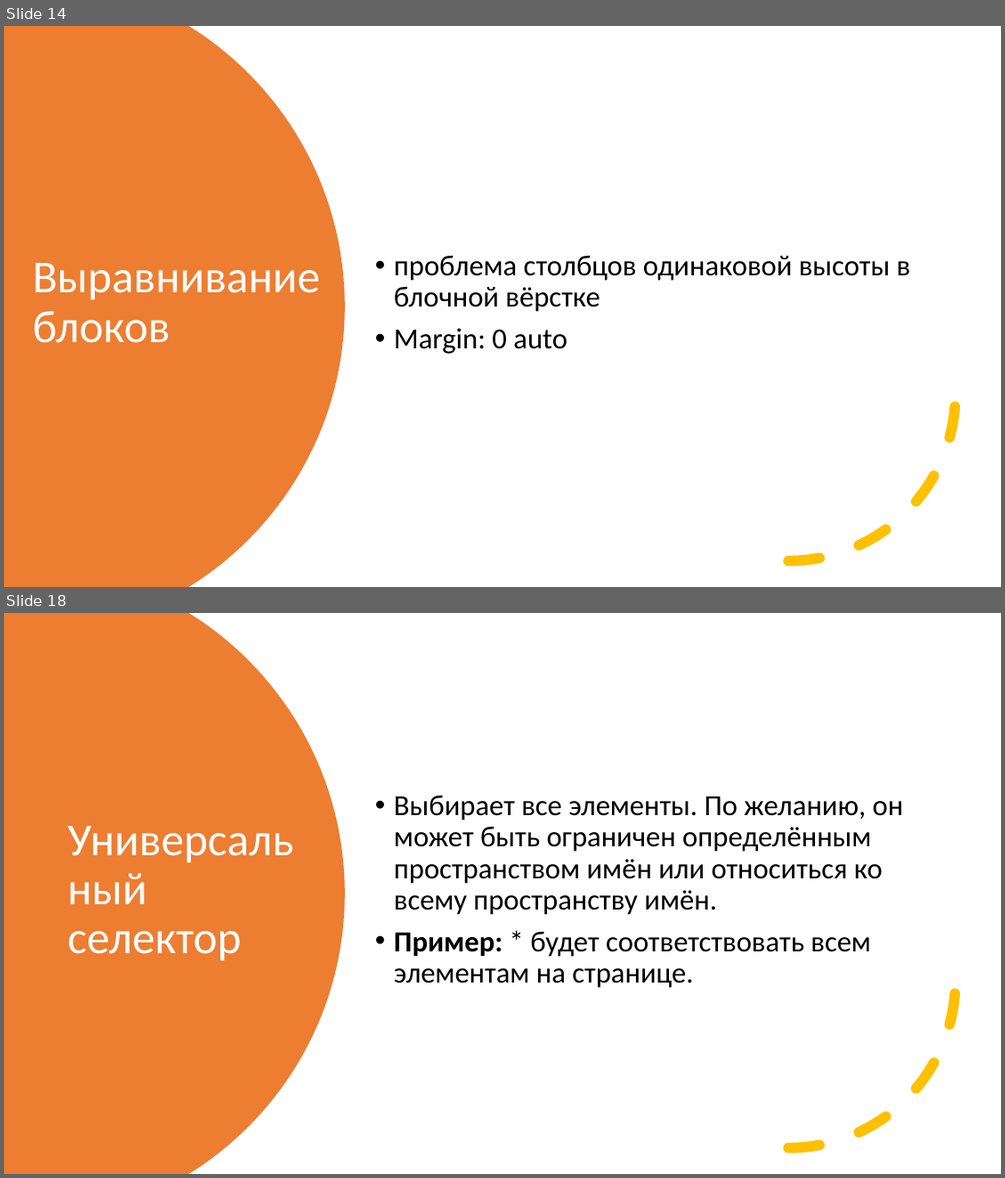
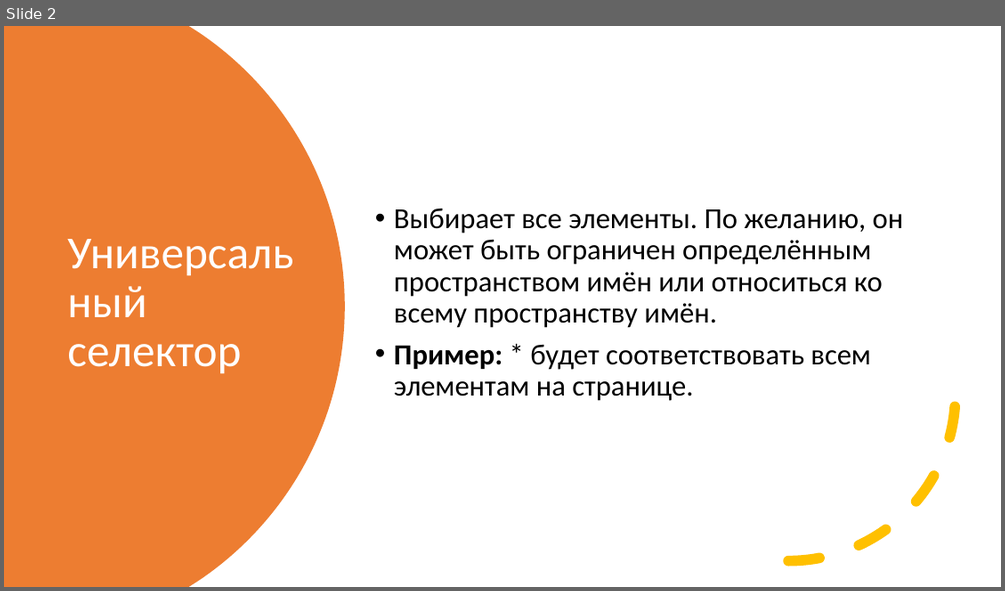
Before and after one commit to sashaklimenok/mentoring, a slide deck: Lesson-6/Presentation2.pptx. Shown one above the other, each under a label of ours: slides 14 and 18 before the commit, slide 2 after it; the slides between them are not shown. The pictures are 1005x1178 and 1005x591 pixels, drawn with LibreOffice and Linux fonts; fonts in the diff are those of the drawing. Boxes give left, top, right and bottom in pixels: in the first picture for what was removed or moved away, otherwise in the second. Text is boxed around its words. In the diff, an @@ line names an element or a change of style, - is before the commit and + after.

```diff
--- a/Lesson-6/Presentation2.pptx
+++ b/Lesson-6/Presentation2.pptx
@@ slide 14 removed at (x1=4, y1=26, x2=1001, y2=587), background #FFFFFF @@
@@ freeform shape removed at (x1=4, y1=26, x2=345, y2=587) @@
@@ arc (boxed as its full ellipse) removed at (x1=622, y1=227, x2=956, y2=562) @@
@@ title removed at (x1=32, y1=263, x2=320, y2=343) @@
-Выравнивание блоков
@@ text removed at (x1=394, y1=255, x2=911, y2=354) @@
-• проблема столбцов одинаковой высоты в блочной вёрстке
-• Margin: 0 auto
@@ what was slide 18 is now slide 2 @@
```
Also in this commit, not shown: 3 slides changed, 8 slides added, 14 other slides removed, 1 other file.
